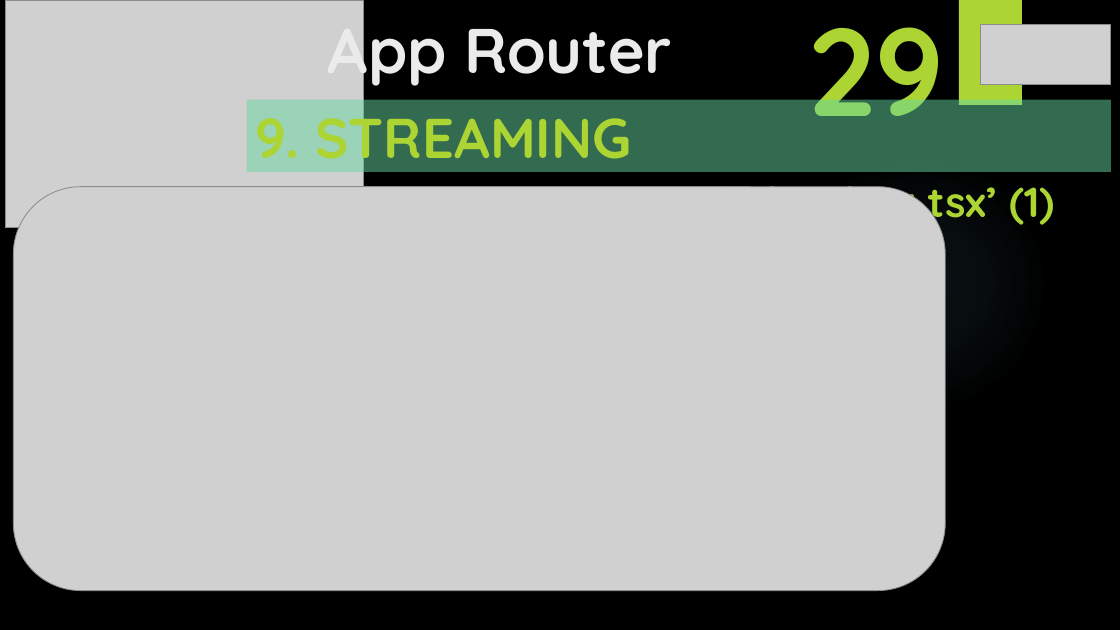
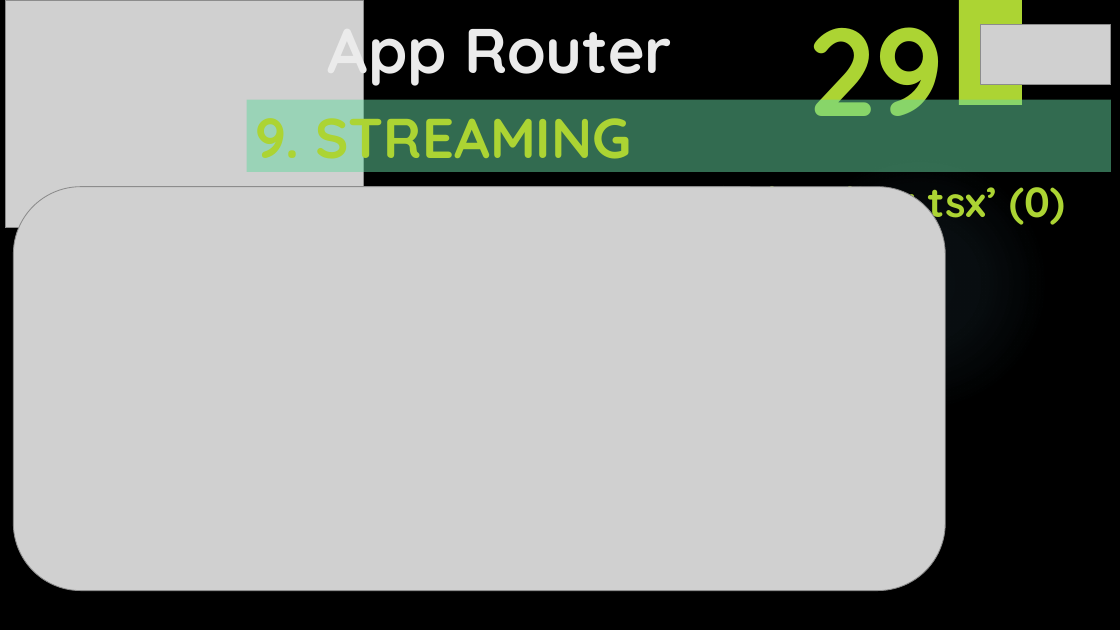
Before and after one commit to yasenstar/learn_javascript, a slide deck: slide 30 of learn_nextjs/2_App_Router/App_Router.pptx. Drawn at 1120x630 pixels with LibreOffice and Linux fonts; fonts in the diff are those of the drawing; grey boxes stand for pictures; background and template pictures are left out. Boxes give left, top, right and bottom in pixels: in the first picture for what was removed or moved away, otherwise in the second. Text is boxed around its words. In the diff, an @@ line names an element or a change of style, - is before the commit and + after.

Commit message:
finish ch09

```diff
--- a/learn_nextjs/2_App_Router/App_Router.pptx
+++ b/learn_nextjs/2_App_Router/App_Router.pptx
@@ text at box(255, 174, 1065, 228): text changed @@
-9.2 Streaming page with ‘loading.tsx’ (1)
+9.2 Streaming page with ‘loading.tsx’ (0)
```
Also in this commit, not shown: 10 other slides changed, 12 slides added.
